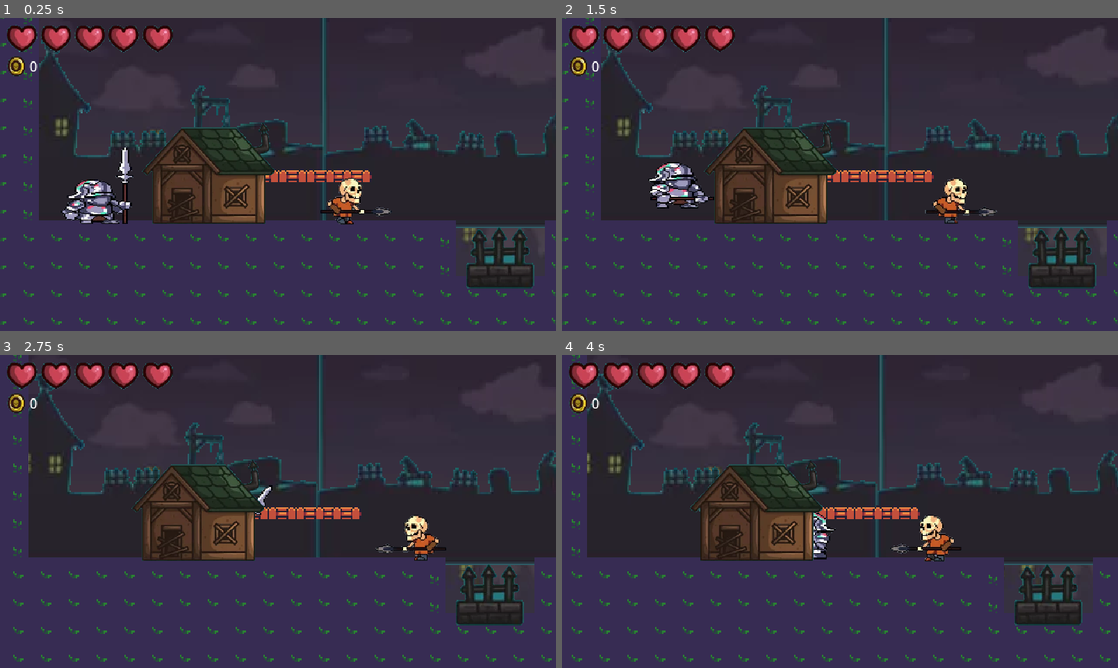
Above: before the commit, frames 1-4 (two rows, left to right).
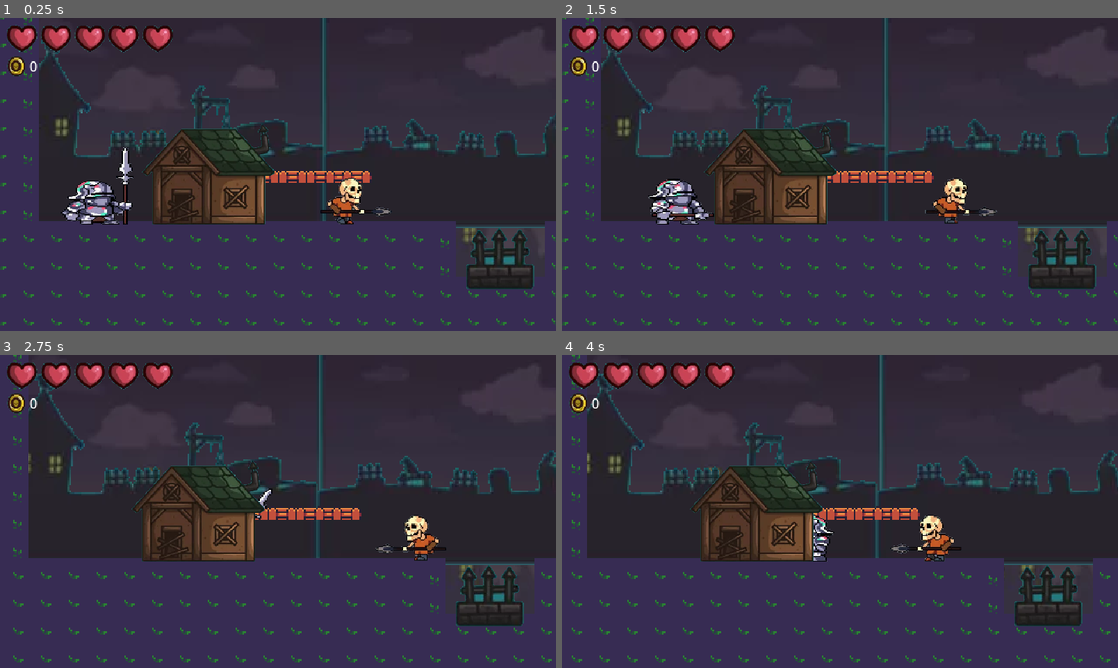
Above: after the commit, the same moments.

Repository: BlazeWings/demo
Game: Godot game, scene res://levels/test_chamber/test_chamber.tscn
Two runs of this game, one before a commit and one after it. Both use one fixed random seed, a clock stepped at 60 frames per second and the inputs below.
Inputs (mouse positions are in pixels of both pictures, inside the frame that each line leads up to):
- Up to frame 1 (0.25 s): no input
- Up to frame 2 (1.5 s): tap Enter at 0.5 s; move the mouse to (962, 158) at 0.52 s; hold D (move_right) 0.53-1.25 s; hold J (attack) 0.53-1.25 s; click (962, 158) at 0.67 s; tap Space (jump) at 0.77 s; drag from (728, 190) to (951, 202) at 1.27 s
- Up to frame 3 (2.75 s): move the mouse to (333, 442) at 2.02 s; hold D (move_right) from 2.03 s (still down); hold E (heal) from 2.03 s (still down)
- Up to frame 4 (4 s): release D (move_right) at 2.75 s; release E (heal) at 2.75 s; drag from (812, 574) to (951, 539) at 2.77 s; move the mouse to (1006, 558) at 3.52 s; hold A (move_left) from 3.53 s (still down); hold J (attack) from 3.53 s (still down); tap Space (jump) at 3.77 s

The runs differ from the first frame. In frame 1, 3.1% of the frame differs, in the area x 0-100%, y 0-99%; in frame 2, 3.9%; in frame 3, 2.3%; in frame 4, 2.6%.

Commit message:
基线一致化重切+碰撞体对齐：修复攻击悬空23px/骷髅下沉15px

Diff:
--- a/entities/enemies/archer/archer.tscn
+++ b/entities/enemies/archer/archer.tscn
@@ -23,7 +23,7 @@
 scale = Vector2(0.5, 0.5)
 
 [node name="CollisionShape2D" type="CollisionShape2D" parent="." unique_id=634734856]
-position = Vector2(0, 5)
+position = Vector2(0, 6.25)
 shape = SubResource("CapsuleShape2D_x25ji")
 
 [node name="Components" type="Node2D" parent="." unique_id=1109697334]
@@ -36,7 +36,7 @@
 script = ExtResource("3_8pyy1")
 
 [node name="CollisionShape2D" type="CollisionShape2D" parent="Components/HurtboxComponent" unique_id=1460416934]
-position = Vector2(0, 4)
+position = Vector2(0, 5.25)
 shape = SubResource("CapsuleShape2D_kf1ey")
 
 [node name="Muzzle" type="Marker2D" parent="." unique_id=1208409097]
--- a/entities/enemies/skeleton/skeleton.tscn
+++ b/entities/enemies/skeleton/skeleton.tscn
@@ -27,7 +27,7 @@
 scale = Vector2(0.5, 0.5)
 
 [node name="CollisionShape2D" type="CollisionShape2D" parent="." unique_id=1070936876]
-position = Vector2(0, 4)
+position = Vector2(0, 19.25)
 shape = SubResource("CapsuleShape2D_pw5te")
 
 [node name="Components" type="Node2D" parent="." unique_id=1925232107]
@@ -40,7 +40,7 @@
 script = ExtResource("3_udmr7")
 
 [node name="CollisionShape2D" type="CollisionShape2D" parent="Components/HurtboxComponent" unique_id=1111929326]
-position = Vector2(0, 3)
+position = Vector2(0, 18.25)
 shape = SubResource("CapsuleShape2D_a01p3")
 
 [node name="AttackHitbox" type="Area2D" parent="." unique_id=2102198812]
@@ -53,7 +53,6 @@
 
 [node name="EdgeRay" type="RayCast2D" parent="." unique_id=1754227966]
 position = Vector2(12, 0)
-target_position = Vector2(0, 36)
 collision_mask = 4
 
 [node name="DeathParticles" type="CPUParticles2D" parent="." unique_id=1277911243]
--- a/entities/player/knight.tscn
+++ b/entities/player/knight.tscn
@@ -43,7 +43,7 @@
 scale = Vector2(0.5, 0.5)
 
 [node name="CollisionShape2D" type="CollisionShape2D" parent="." unique_id=359571919]
-position = Vector2(0, 30)
+position = Vector2(0, 31.5)
 shape = SubResource("CapsuleShape2D_ry1ey")
 
 [node name="Components" type="Node2D" parent="." unique_id=26774715]
@@ -55,7 +55,7 @@
 script = ExtResource("3_sookg")
 
 [node name="CollisionShape2D" type="CollisionShape2D" parent="Components/HurtboxComponent" unique_id=1868769549]
-position = Vector2(0, 29)
+position = Vector2(0, 30.5)
 shape = SubResource("CapsuleShape2D_71w3d")
 
 [node name="AttackHitbox" type="Area2D" parent="." unique_id=1542400445]
Binary file changed: assets/sprites/enemies/archer/attack/00.png
Binary file changed: assets/sprites/enemies/archer/attack/01.png
Binary file changed: assets/sprites/enemies/archer/attack/02.png
Binary file changed: assets/sprites/enemies/archer/attack/03.png
Binary file changed: assets/sprites/enemies/archer/attack/04.png
Binary file changed: assets/sprites/enemies/archer/dead/00.png
Binary file changed: assets/sprites/enemies/archer/dead/01.png
Binary file changed: assets/sprites/enemies/archer/hurt/00.png
Binary file changed: assets/sprites/enemies/archer/hurt/01.png
Binary file changed: assets/sprites/enemies/archer/idle/00.png
Binary file changed: assets/sprites/enemies/archer/idle/01.png
Binary file changed: assets/sprites/enemies/archer/idle/02.png
(and 51 more such lines)
